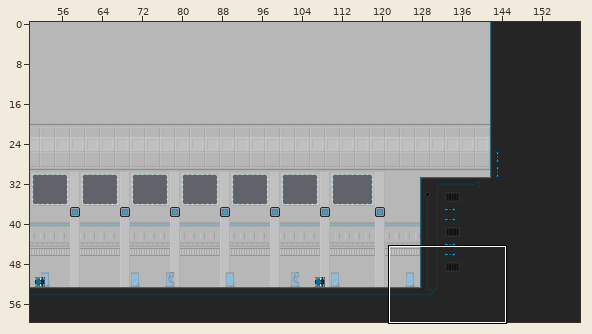
One commit to this Tiled map: map-src/hell.tmx. The picture above shows the old version from afar; the outline marks the close-up.
Close-up. Old version:
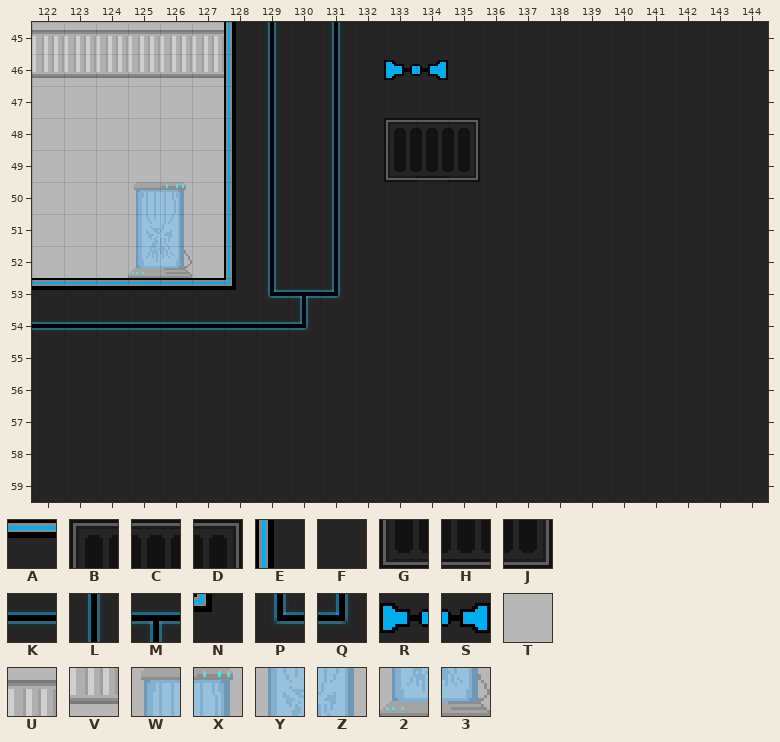
Cells are 16x16 px. Shown: x 122..144, y 45..59.
Key: from "main": A 1, B 11, C 12, D 13, E 25, F 26, G 36, H 37, J 38, K 41, L 65, M 91, N 101, P 112, Q 113, R 135, S 136, T 230, U 333, V 358, W 390, X 391, Y 415, Z 416, 2 440, 3 441.
_ is an empty cell.
Layer "Tile Layer 1" before, first column x 122:
45 UUUUUUELFLFFFFFFFFFFFFF
46 VVVVVVELFLFRSFFFFFFFFFF
47 TTTTTTELFLFFFFFFFFFFFFF
48 TTTTTTELFLFBCDFFFFFFFFF
49 TTTTTTELFLFGHJFFFFFFFFF
50 TTTWXTELFLFFFFFFFFFFFFF
51 TTTYZTELFLFFFFFFFFFFFFF
52 TTT23TELFLFFFFFFFFFFFFF
53 AAAAAANPMQFFFFFFFFFFFFF
54 KKKKKKKKQFFFFFFFFFFFFFF
55 FFFFFFFFFFFFFFFFFFFFFFF
56 FFFFFFFFFFFFFFFFFFFFFFF
57 FFFFFFFFFFFFFFFFFFFFFFF
58 FFFFFFFFFFFFFFFFFFFFFFF
59 FFFFFFFFFFFFFFFFFFFFFFF
After the commit:
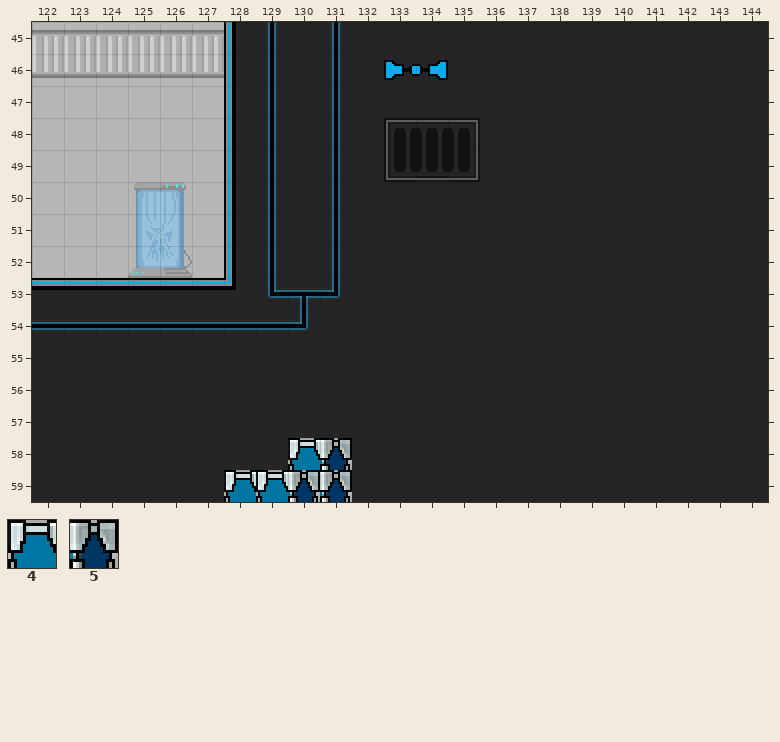
Further tiles: from "main": 4 175, 5 176.
Edits made:
Layer "Tile Layer 1":
y 58: x 130..131 FF -> 45
y 59: x 128..131 FFFF -> 4455
